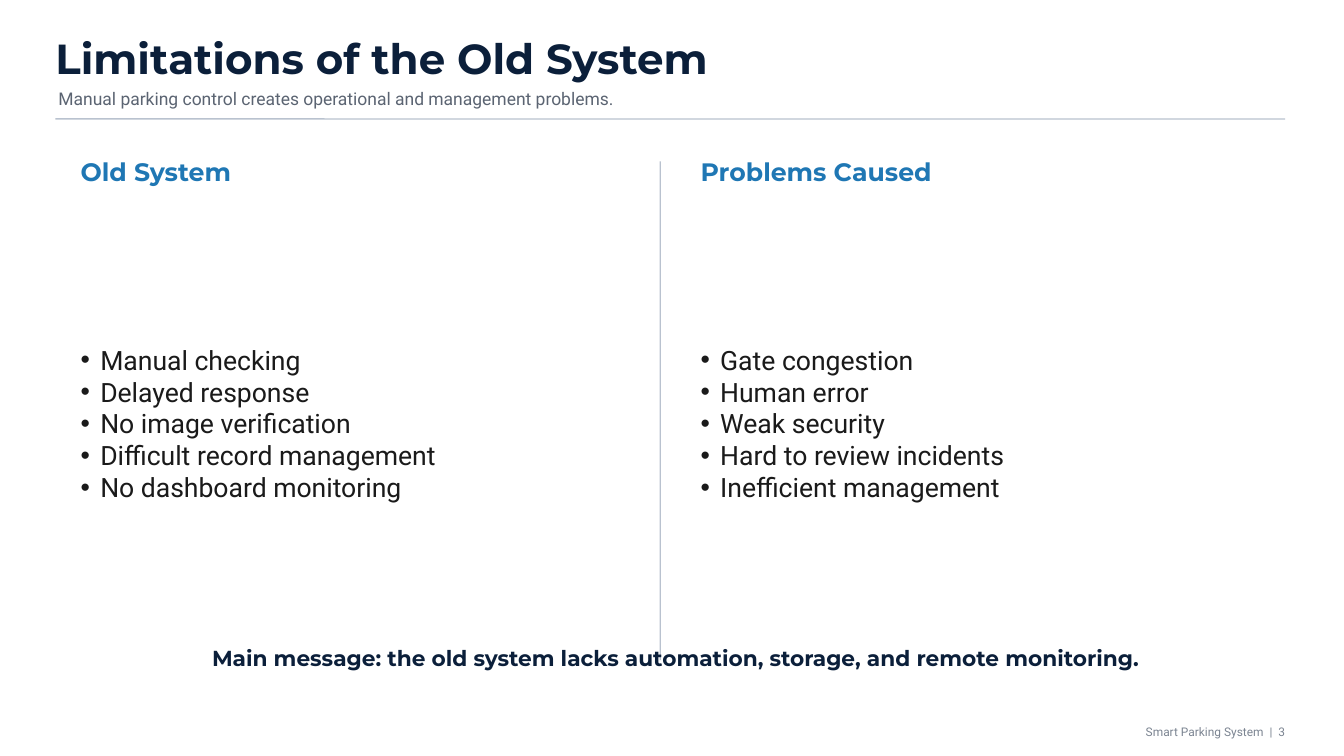
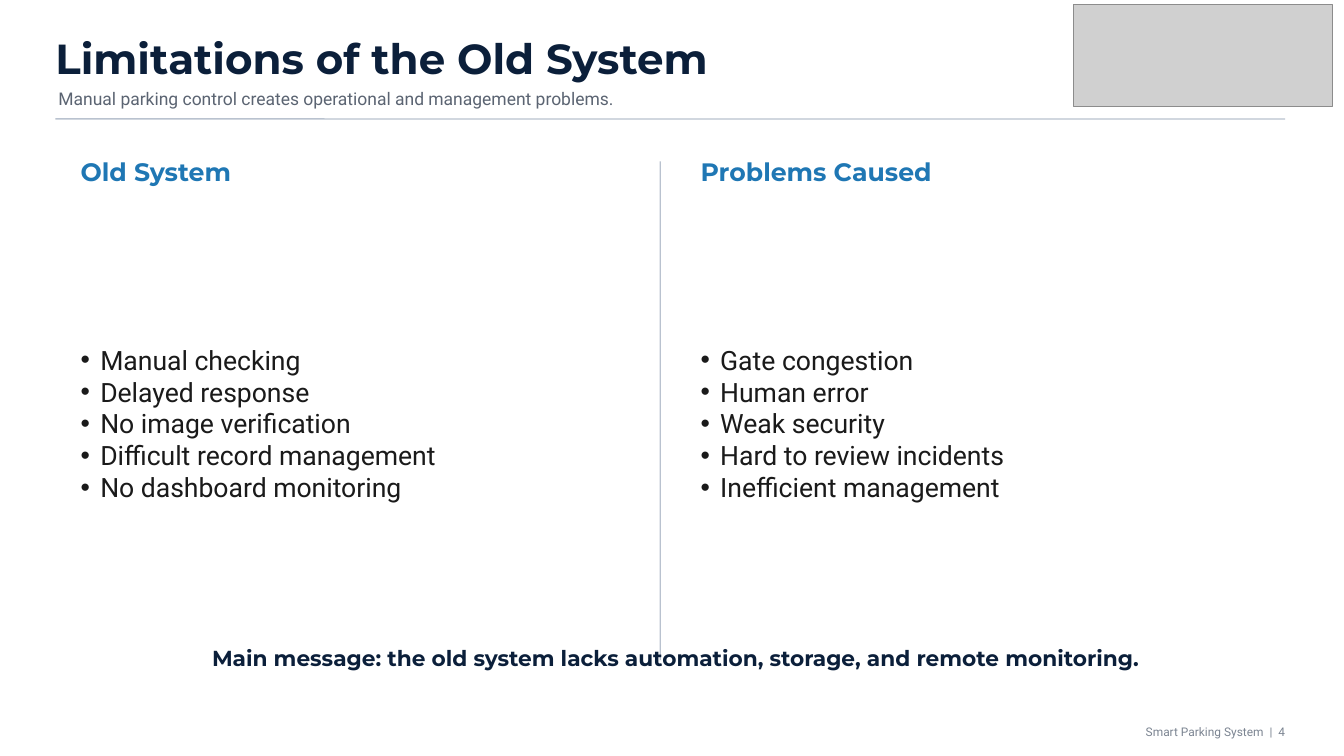
Before and after one commit to RyugaWork/IOT_SU26-Smark-parking-system-with-AI-and-Dashboard, a slide deck: slide 4 of Presentation/Smart_Parking_Presentation_Basic.pptx (slide 3 before the commit). Drawn at 1344x756 pixels with LibreOffice and Linux fonts; fonts in the diff are those of the drawing; grey boxes stand for pictures. Boxes give left, top, right and bottom in pixels: in the first picture for what was removed or moved away, otherwise in the second. Text is boxed around its words. In the diff, an @@ line names an element or a change of style, - is before the commit and + after.

```diff
--- a/Presentation/Smart_Parking_Presentation_Basic.pptx
+++ b/Presentation/Smart_Parking_Presentation_Basic.pptx
@@ picture added at (1074, 5, 1334, 107) @@
@@ text at (1146, 727, 1285, 739): text changed @@
-Smart Parking System | 3
+Smart Parking System | 4
```
Also in this commit, not shown: 10 other slides changed, 4 slides added, 3 other files.
